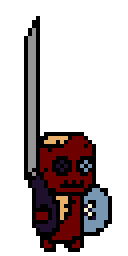
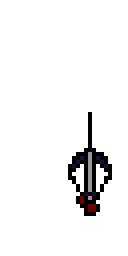
Before/after of a 128px x 256px layered artwork. What changed in the layer stack:
added group "red" with 4 layers above "background" over (x1=28, y1=108, x2=112, y2=252)
renamed "shield" to "shield_red", hid it, moved it into group "red", painted on it over (x1=28, y1=176, x2=112, y2=236)
renamed "body" to "body_red", hid it, moved it into group "red", painted on it over (x1=32, y1=132, x2=96, y2=252)
renamed "sword" to "sword_red", moved it into group "red", painted on it over (x1=24, y1=16, x2=112, y2=236)
